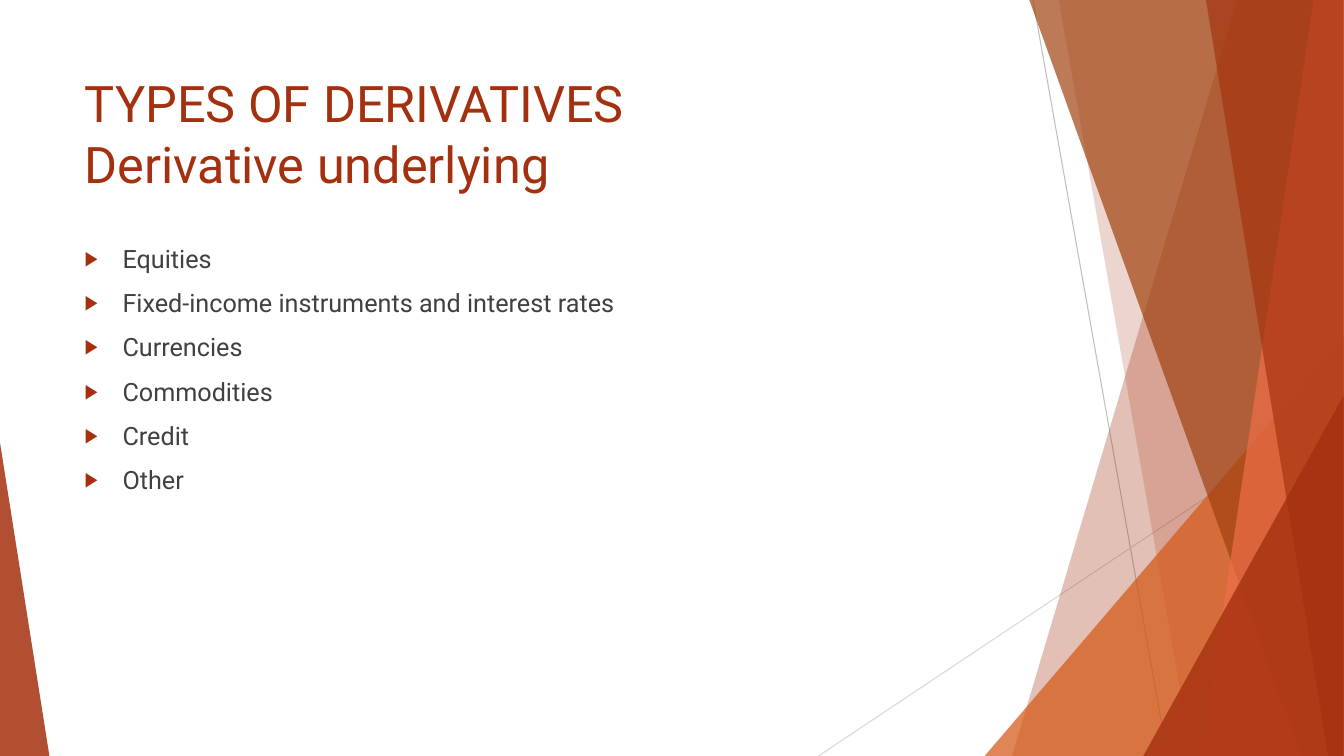
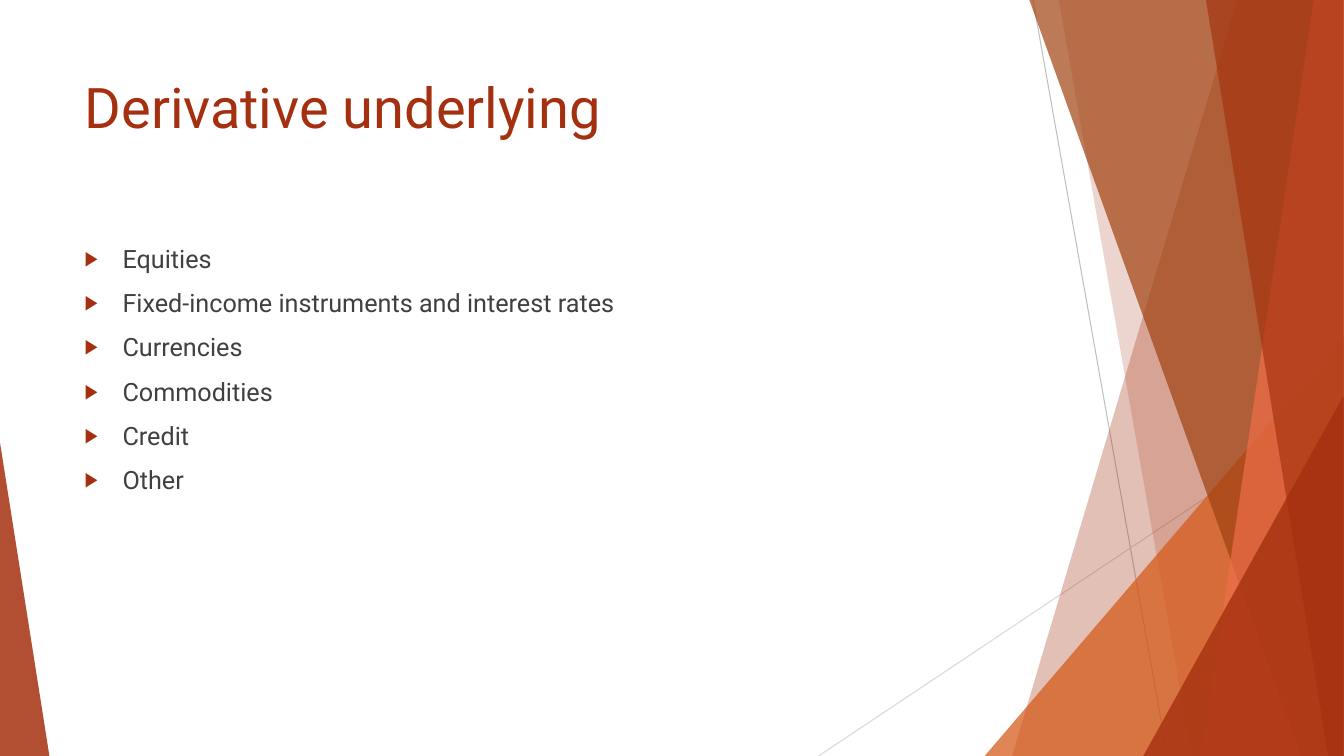
Before and after one commit to Isco0530/data, a slide deck: slide 45 of Reading 45.pptx (slide 43 before the commit). Drawn at 1344x756 pixels with LibreOffice and Linux fonts; fonts in the diff are those of the drawing. Boxes give left, top, right and bottom in pixels: in the first picture for what was removed or moved away, otherwise in the second. Text is boxed around its words. In the diff, an @@ line names an element or a change of style, - is before the commit and + after.

```diff
--- a/Reading 45.pptx
+++ b/Reading 45.pptx
@@ title at (x1=85, y1=86, x2=601, y2=140): text changed; size 36 to 40 pt @@
-TYPES OF DERIVATIVES
-Derivative underlying
+Derivative underlying
```
Also in this commit, not shown: 13 other slides changed, 2 slides added.
